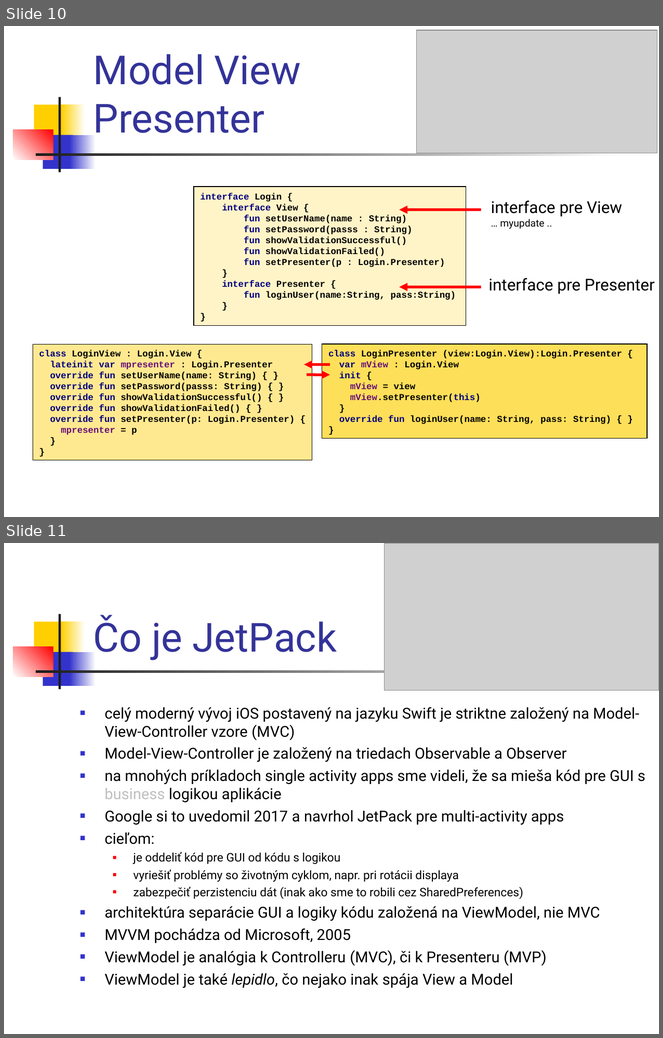
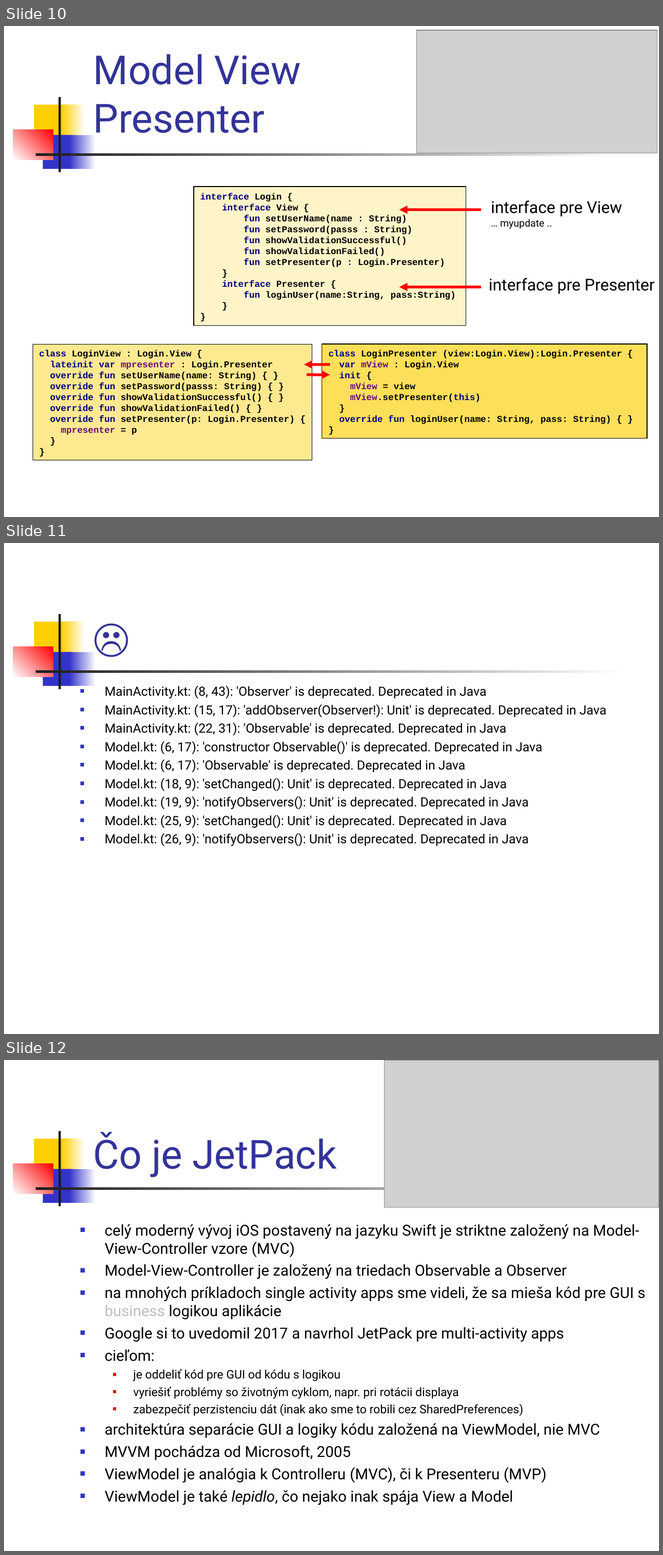
Before and after one commit to vmandro/Prednasky, a slide deck: 07/07_Android.ppt. Shown one above the other, each under a label of ours: slides 10 and 11 before the commit, slides 10, 11 and 12 after it. The pictures are 663x1038 and 663x1555 pixels, drawn with LibreOffice and Linux fonts; fonts in the diff are those of the drawing; grey boxes stand for pictures. Boxes give left, top, right and bottom in pixels: in the first picture for what was removed or moved away, otherwise in the second. Text is boxed around its words. In the diff, an @@ line names an element or a change of style, - is before the commit and + after.

```diff
--- a/07/07_Android.ppt
+++ b/07/07_Android.ppt
@@ slide 11 added at [4,543,659,1034], background #FFFFFF; not listed: 7 template elements that a slide beside it also shows @@
@@ title added at [87,558,645,663], 44 pt, text #333399 @@
+☹
@@ text added at [105,685,607,847], 14 pt, text #000000 @@
+■ MainActivity.kt: (8, 43): 'Observer' is deprecated. Deprecated in Java
+■ MainActivity.kt: (15, 17): 'addObserver(Observer!): Unit' is deprecated. Deprecated in Java
+■ MainActivity.kt: (22, 31): 'Observable' is deprecated. Deprecated in Java
+■ Model.kt: (6, 17): 'constructor Observable()' is deprecated. Deprecated in Java
+■ Model.kt: (6, 17): 'Observable' is deprecated. Deprecated in Java
+■ Model.kt: (18, 9): 'setChanged(): Unit' is deprecated. Deprecated in Java
+■ Model.kt: (19, 9): 'notifyObservers(): Unit' is deprecated. Deprecated in Java
+■ Model.kt: (25, 9): 'setChanged(): Unit' is deprecated. Deprecated in Java
+■ Model.kt: (26, 9): 'notifyObservers(): Unit' is deprecated. Deprecated in Java
@@ what was slide 11 is now slide 12 @@
```
Also in this commit, not shown: 11 slides changed, 3 other files.
